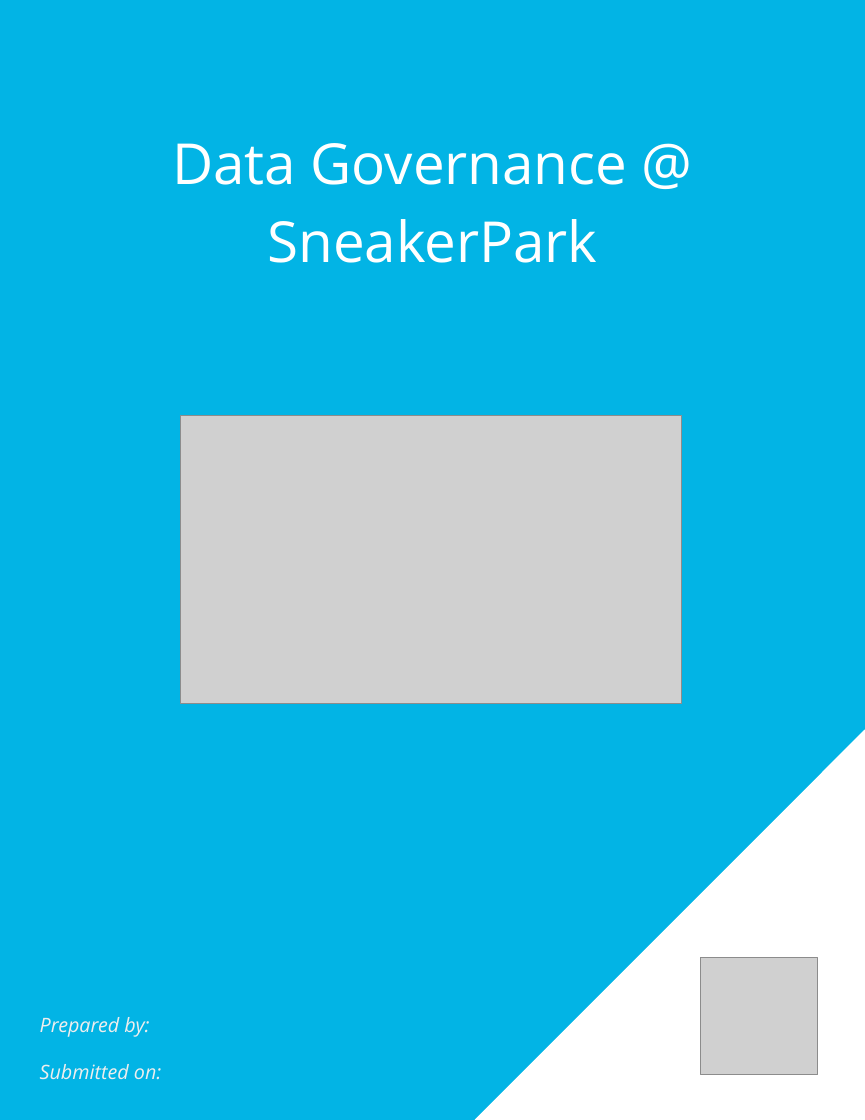
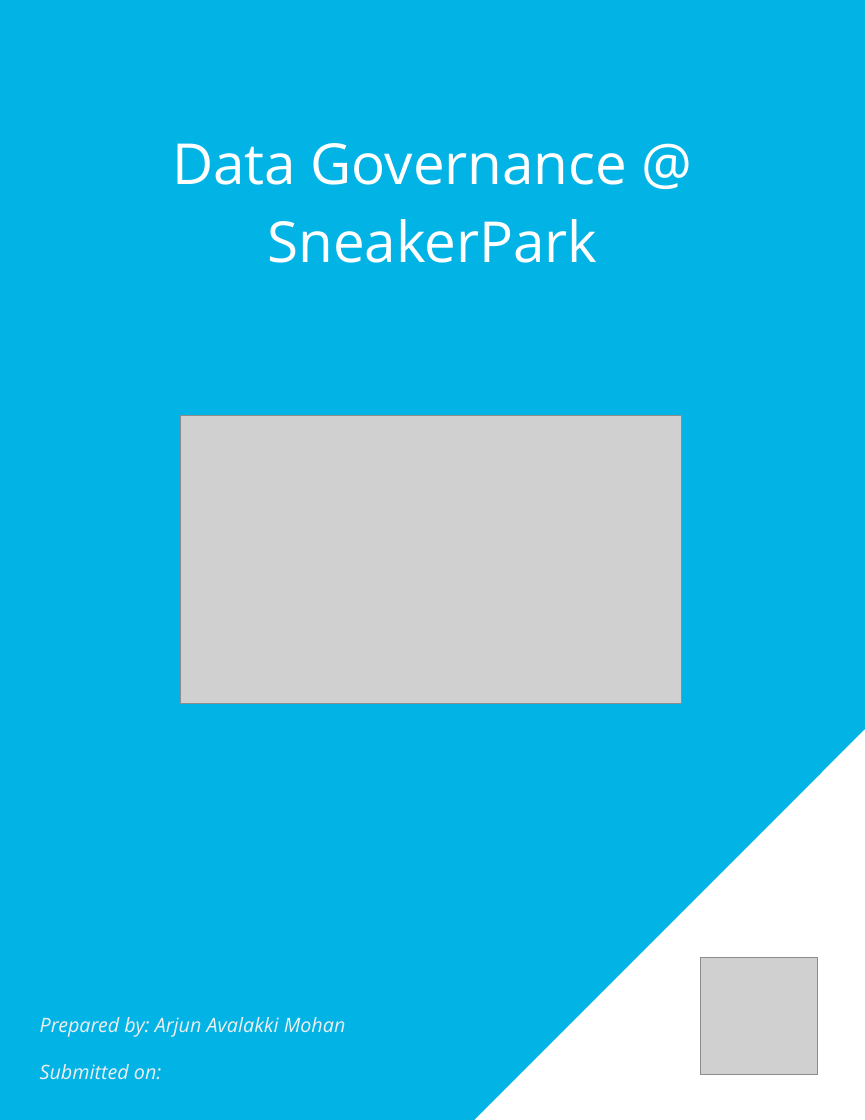
Before and after one commit to SwimLane2/udacity-ai-masters, a slide deck: slide 1 of Modules/03-Data-Architect/projects/Project 4 - SneakerPark Data Governance/report/sneakerpark_data_governance.pptx. Drawn at 865x1120 pixels with LibreOffice and Linux fonts; fonts in the diff are those of the drawing; grey boxes stand for pictures; background and template pictures are left out. Boxes give left, top, right and bottom in pixels: in the first picture for what was removed or moved away, otherwise in the second. Text is boxed around its words. In the diff, an @@ line names an element or a change of style, - is before the commit and + after.

Commit message:
updating data catalog

```diff
--- a/Modules/03-Data-Architect/projects/Project 4 - SneakerPark Data Governance/report/sneakerpark_data_governance.pptx
+++ b/Modules/03-Data-Architect/projects/Project 4 - SneakerPark Data Governance/report/sneakerpark_data_governance.pptx
@@ text at [40,1017,346,1037]: text changed @@
-Prepared by:
+Prepared by: Arjun Avalakki Mohan
```
Also in this commit, not shown: 1 slide added, 1 slide removed, 3 other files.
